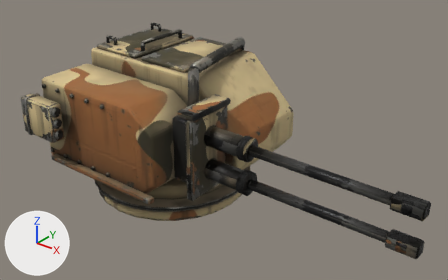
An edit to the glTF model game/models/turrets/turret_grach_t2.glb, drawn before and after from the same camera.
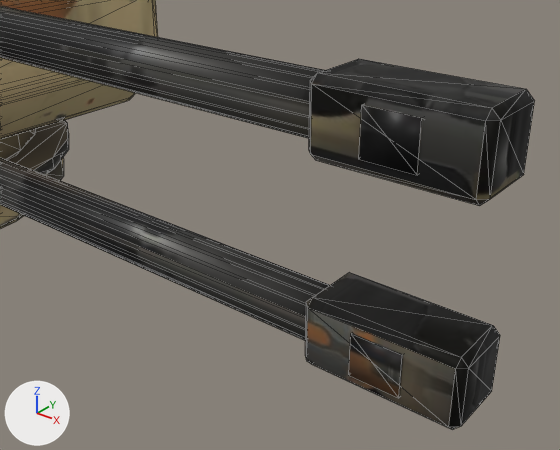
There are two pictures of each version: one whole from a 50 mm lens placed at (1.69, -1.802, 1.419), pointed at (0.29, -0.053, 0.335), one close up from a 50 mm lens placed at (1.311, -0.534, 0.543), pointed at (1.075, -0.239, 0.36). The axes (+X, +Y, +Z) are drawn at lower left. The lights are the same throughout. The older version's two pictures come first. The close-ups show mesh edges as thin lines. Where no turn or scale is listed for an object, it has been applied to the vertices. Vertices at exactly the same position are counted once.

Before the edit, the objects in view are built like this:
```python
me_cube_012 = bpy.data.meshes.new('Cube.012')
me_cube_012.from_pydata(...)  # 392 vertices, 732 faces; spans x -0.05..0.935, y -0.11..0.11, z -0.17..0.192
me_cube_012.materials.append(mat_turret_paint_guns)
me_cylinder = bpy.data.meshes.new('Cylinder')
me_cylinder.from_pydata(...)  # 1444 vertices, 2660 faces; spans x -0.45..0.38, y -0.395..0.442, z 0.0..0.642
me_cylinder.materials.append(mat_turret_paint)
ob_guns = bpy.data.objects.new('guns', me_cube_012)
ob_guns.location = (0.24, -0.18, 0.34)
ob_turret_light_t2 = bpy.data.objects.new('turret_light_t2', me_cylinder)
ob_turret_light_t2.location = (0.0, 0.0, 0.0)
```
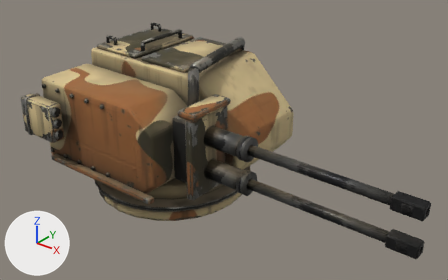
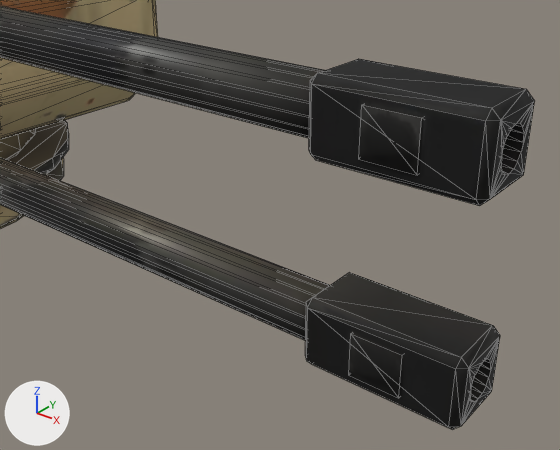
Pixel boxes (x1, y1, x2, y2) of what changed, in the close-ups (560 x 450 px):
```json
{"part": 1, "of": "me_cube_012", "change": "cut back", "before": [461, 101, 534, 426], "after": [461, 101, 534, 426]}
{"part": 2, "of": "me_cube_012", "change": "surface changed", "before": [0, 11, 527, 428], "after": [0, 11, 527, 428]}
```

Edits to the scene script, one JSON object a line:
```json
{"block": "me_cube_012", "where": "# used by ob_guns; location = (0.24, -0.18, 0.34)"}
{"op": "remove", "block": "me_cube_012", "code": "me_cube_012.from_pydata(...)  # 392 vertices, 732 faces; spans x -0.05..0.935, y -0.11..0.11, z -0.17..0.192"}
{"op": "add", "block": "me_cube_012", "code": "me_cube_012.from_pydata(...)  # 456 vertices, 860 faces; spans x -0.05..0.935, y -0.11..0.11, z -0.17..0.192"}
{"block": "me_cube_012", "change": "me_cube_012 part 1"}
{"block": "me_cube_012", "change": "4 faces are deleted"}
{"block": "me_cube_012", "change": "32 vertices are added at x 0.913, y -0.013..0.013, z -0.083..0.083"}
{"block": "me_cube_012", "change": "32 new vertices lie (0.022, 0.0, 0.0) away from vertices in x 0.913, y -0.013..0.013, z -0.083..0.083"}
{"block": "me_cube_012", "change": "132 new faces join them"}
{"block": "me_cube_012", "change": "me_cube_012 part 2: 676 kept faces spanning x -0.05..0.935, y -0.11..0.11, z -0.17..0.192 get new texture (UV) coordinates"}
```
